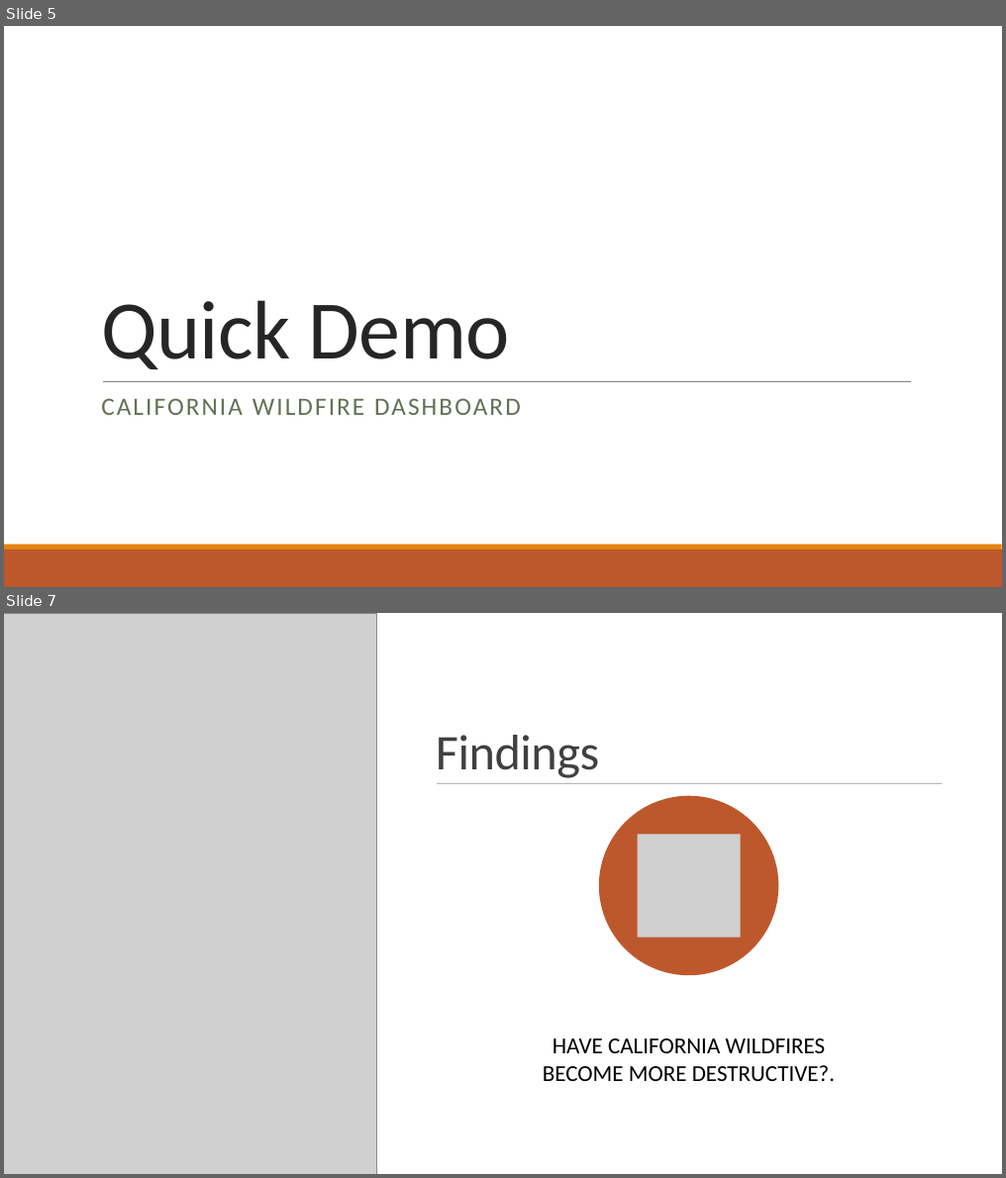
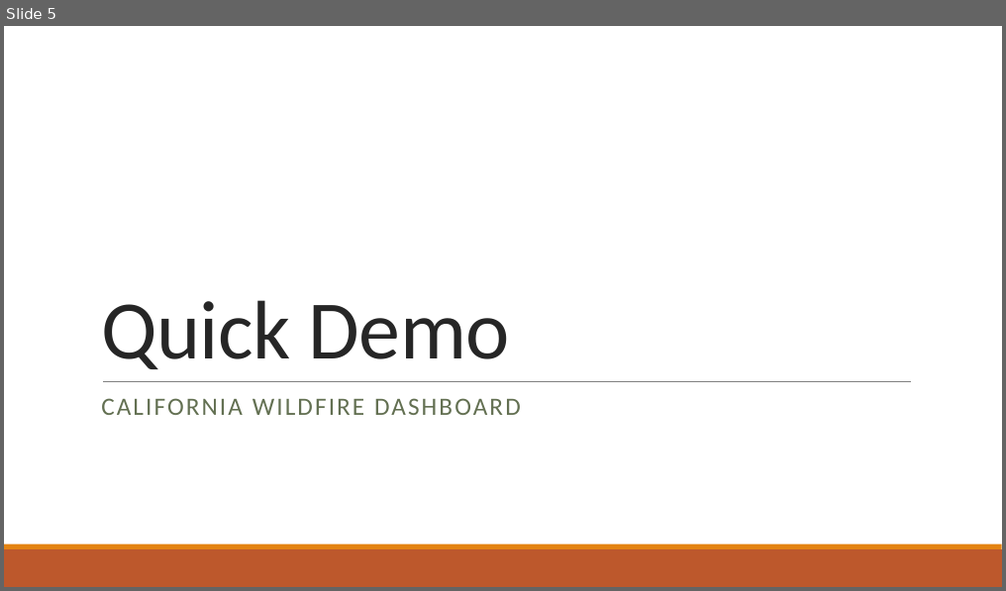
Before and after one commit to MThorpester/California-Wildfires, a slide deck: Margaret/Project Docs/CA Wildfire Dashboard Pres.pptx. Shown one above the other, each under a label of ours: slides 5 and 7 before the commit, slide 5 after it; the slides between them are not shown. The pictures are 1006x1178 and 1006x591 pixels, drawn with LibreOffice and Linux fonts; fonts in the diff are those of the drawing; grey boxes stand for pictures. Boxes give left, top, right and bottom in pixels: in the first picture for what was removed or moved away, otherwise in the second. Text is boxed around its words. In the diff, an @@ line names an element or a change of style, - is before the commit and + after.

```diff
--- a/Margaret/Project Docs/CA Wildfire Dashboard Pres.pptx
+++ b/Margaret/Project Docs/CA Wildfire Dashboard Pres.pptx
@@ slide 7 removed at (x1=4, y1=613, x2=1002, y2=1174), background #FFFFFF; not listed: 2 template elements that a slide beside it also shows @@
@@ rectangle removed at (x1=4, y1=613, x2=1002, y2=1174) @@
@@ rectangle removed at (x1=4, y1=613, x2=1002, y2=1132) @@
@@ picture removed at (x1=4, y1=613, x2=377, y2=1174) @@
@@ title removed at (x1=436, y1=735, x2=599, y2=778) @@
-Findings
@@ line removed from (437, 783) to (943, 783) @@
@@ ellipse removed at (x1=599, y1=796, x2=779, y2=975) @@
@@ picture removed at (x1=638, y1=834, x2=741, y2=937) @@
@@ text removed at (x1=543, y1=1039, x2=835, y2=1081) @@
-HAVE CALIFORNIA WILDFIRES BECOME MORE DESTRUCTIVE?.
```
Also in this commit, not shown: 9 slides changed, 8 other files.
